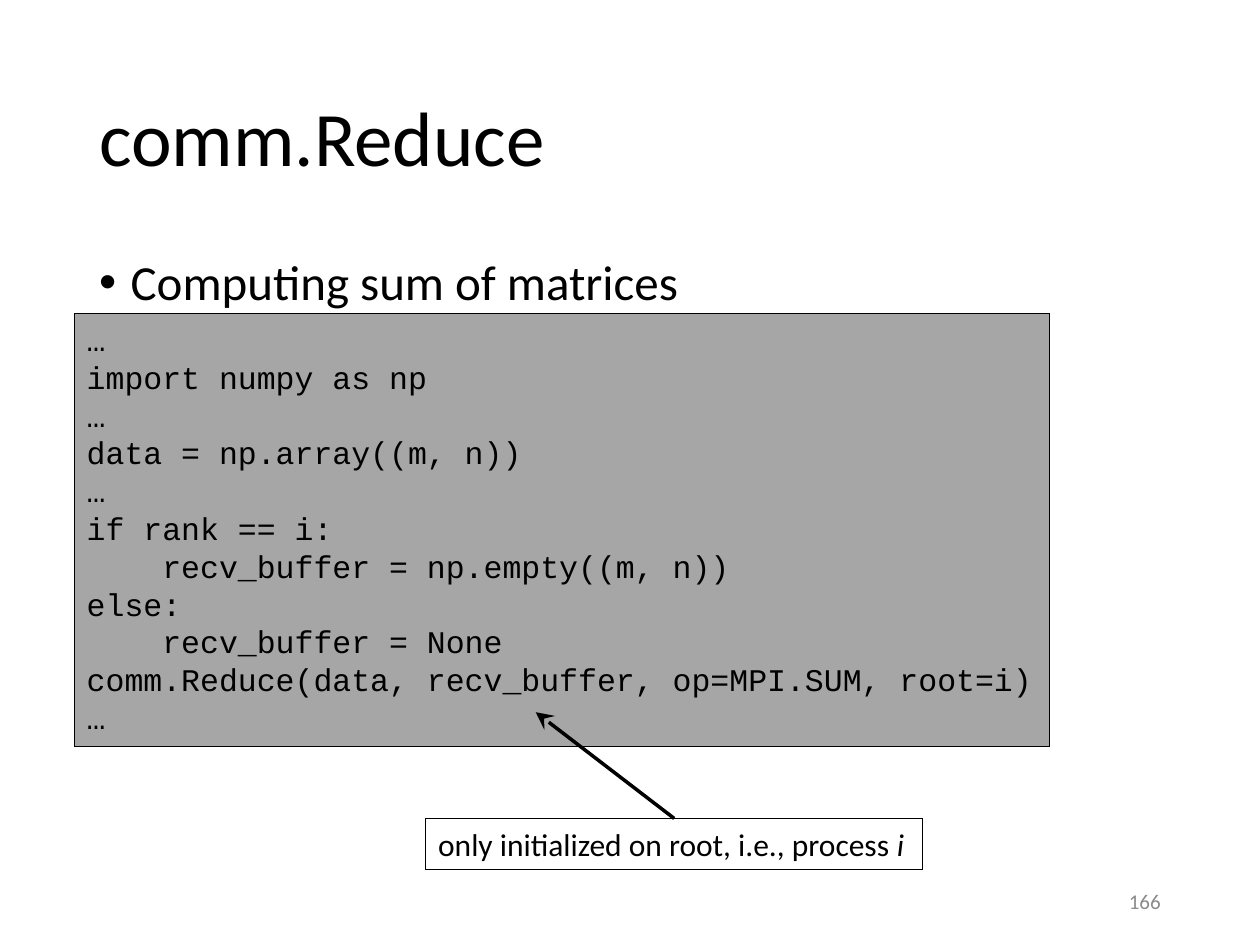
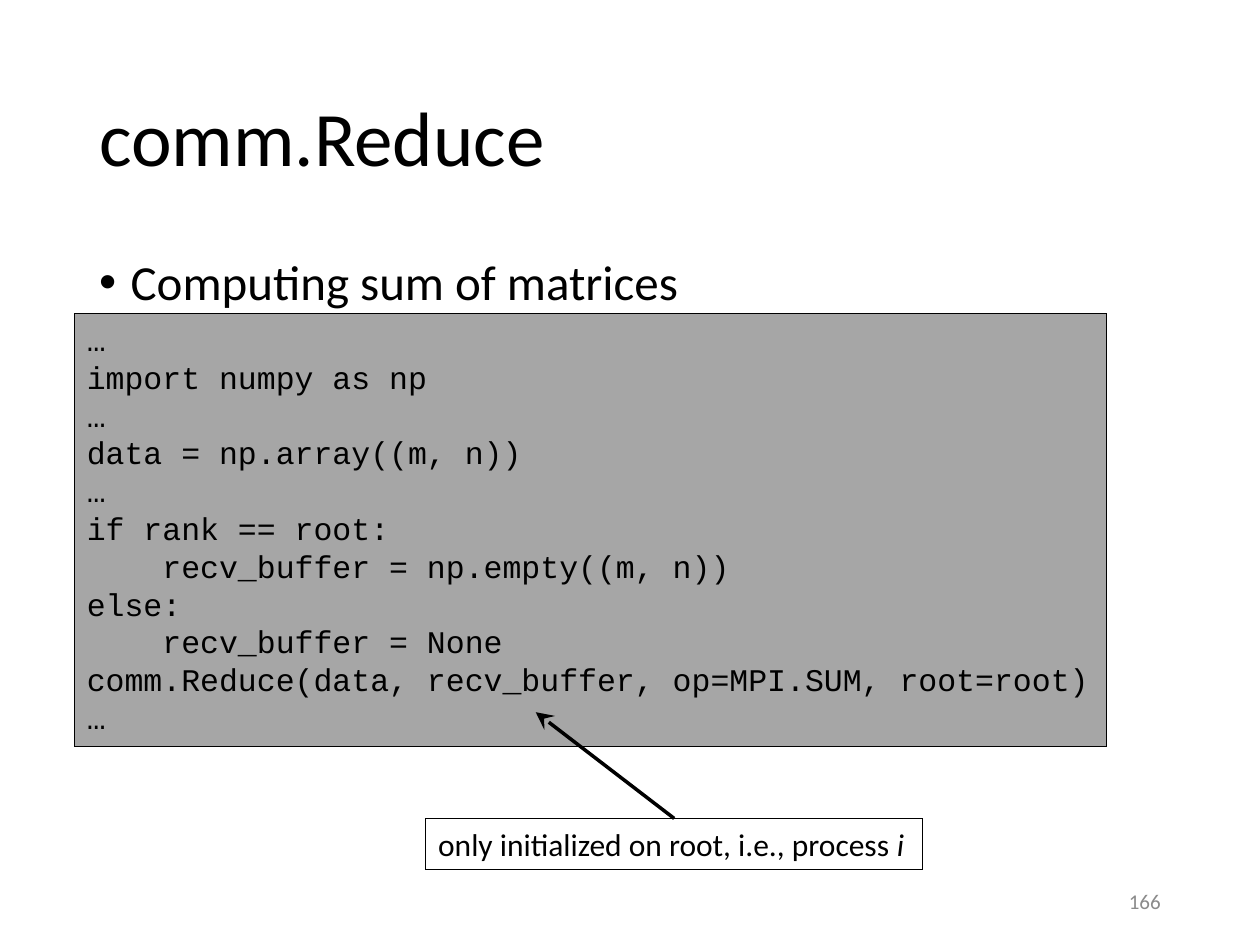
Before and after one commit to gjbex/Python-for-HPC, a slide deck: slide 166 of python_for_hpc.pptx. Drawn at 1260x945 pixels with LibreOffice and Linux fonts; fonts in the diff are those of the drawing. Boxes give left, top, right and bottom in pixels: in the first picture for what was removed or moved away, otherwise in the second. Text is boxed around its words. In the diff, an @@ line names an element or a change of style, - is before the commit and + after.

Commit message:
Fix typos

```diff
--- a/python_for_hpc.pptx
+++ b/python_for_hpc.pptx
@@ rectangle "…" resized from (x1=74, y1=314, x2=1050, y2=746) to (x1=74, y1=314, x2=1106, y2=746) @@
@@ text in rectangle at (x1=87, y1=517, x2=389, y2=541): text changed @@
-if rank == i:
+if rank == root:
@@ text in rectangle at (x1=87, y1=668, x2=1089, y2=698): text changed @@
-comm.Reduce(data, recv_buffer, op=MPI.SUM, root=i)
+comm.Reduce(data, recv_buffer, op=MPI.SUM, root=root)
```
Also in this commit, not shown: 3 other slides changed.
